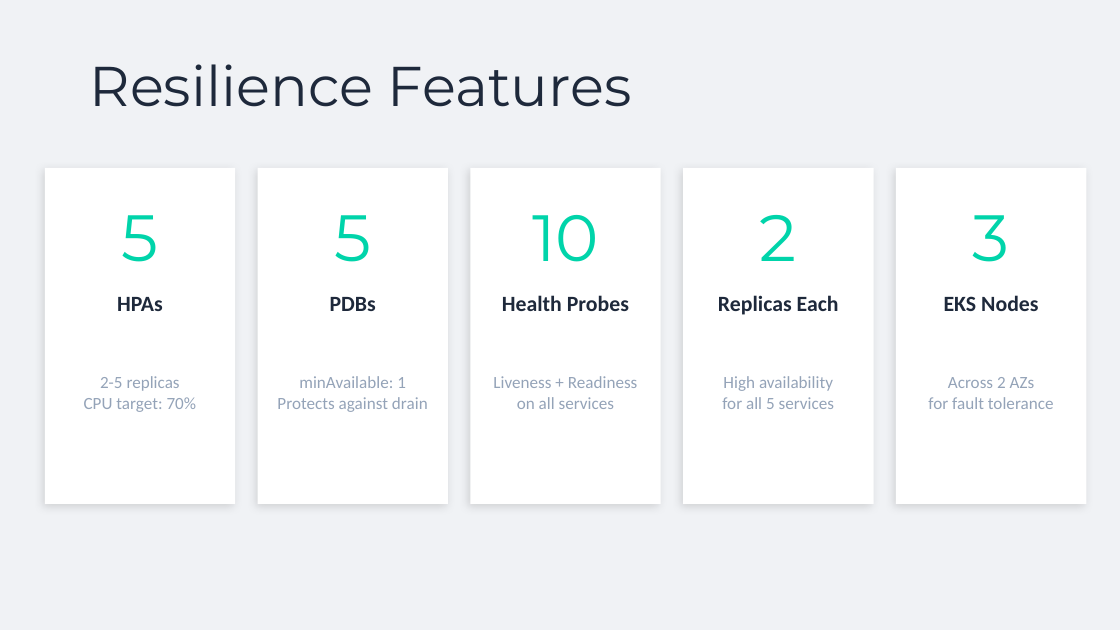
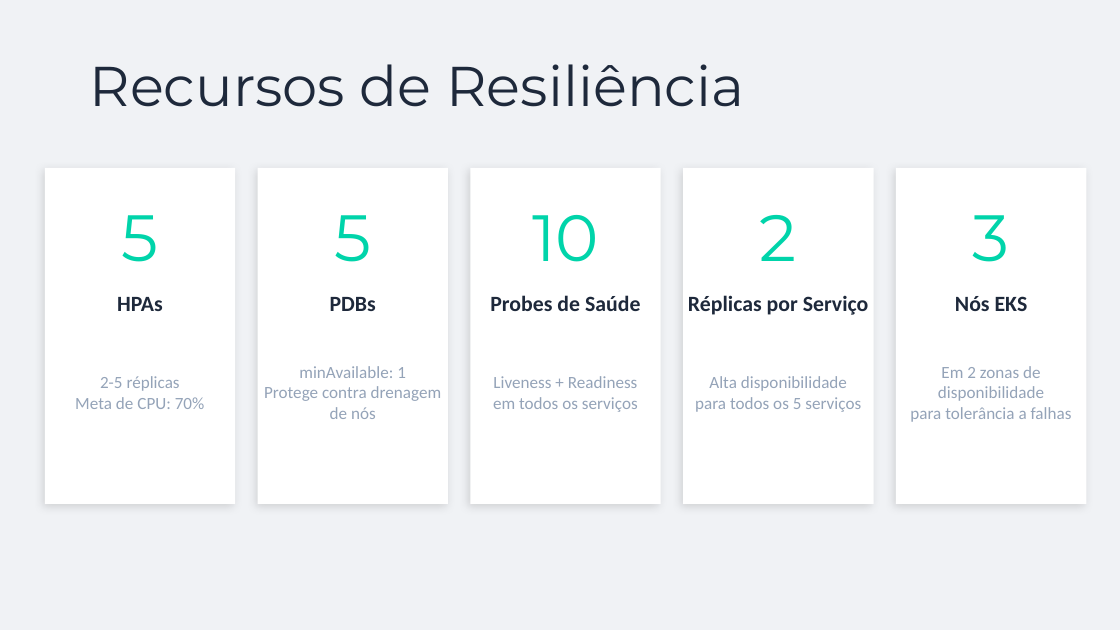
Before and after one commit to rivachef/TC4-ToggleMaster, a slide deck: slide 11 of docs/ToggleMaster-Phase4-Presentation.pptx. Drawn at 1120x630 pixels with LibreOffice and Linux fonts; fonts in the diff are those of the drawing. Boxes give left, top, right and bottom in pixels: in the first picture for what was removed or moved away, otherwise in the second. Text is boxed around its words. In the diff, an @@ line names an element or a change of style, - is before the commit and + after.

```diff
--- a/docs/ToggleMaster-Phase4-Presentation.pptx
+++ b/docs/ToggleMaster-Phase4-Presentation.pptx
@@ text at [90, 64, 744, 107]: text changed @@
-Resilience Features
+Recursos de Resiliência
@@ text at [490, 295, 640, 311]: text changed @@
-Health Probes
+Probes de Saúde
@@ text at [688, 295, 869, 315]: text changed @@
-Replicas Each
+Réplicas por Serviço
@@ text at [955, 296, 1028, 311]: text changed @@
-EKS Nodes
+Nós EKS
@@ text at [75, 376, 205, 409]: text changed @@
-2-5 replicas
-CPU target: 70%
+2-5 réplicas
+Meta de CPU: 70%
@@ text at [264, 386, 442, 419]: text changed @@
-Protects against drain
+Protege contra drenagem de nós
@@ text at [695, 376, 861, 412]: text changed @@
-High availability
-for all 5 services
+Alta disponibilidade
+para todos os 5 serviços
@@ text at [910, 366, 1072, 422]: text changed @@
-Across 2 AZs
-for fault tolerance
+Em 2 zonas de disponibilidade
+para tolerância a falhas
@@ text at [493, 397, 638, 412]: text changed @@
-on all services
+em todos os serviços
```
Also in this commit, not shown: 12 other slides changed, 1 other file.
